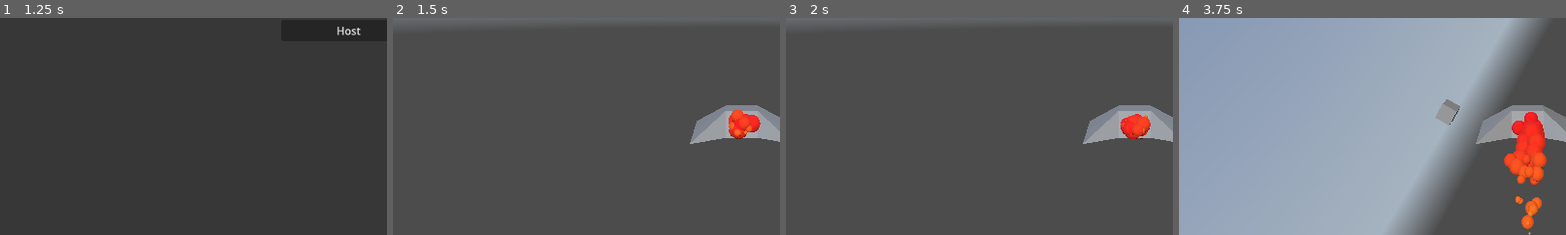
Above: before the commit, frames 1-4 (left to right).
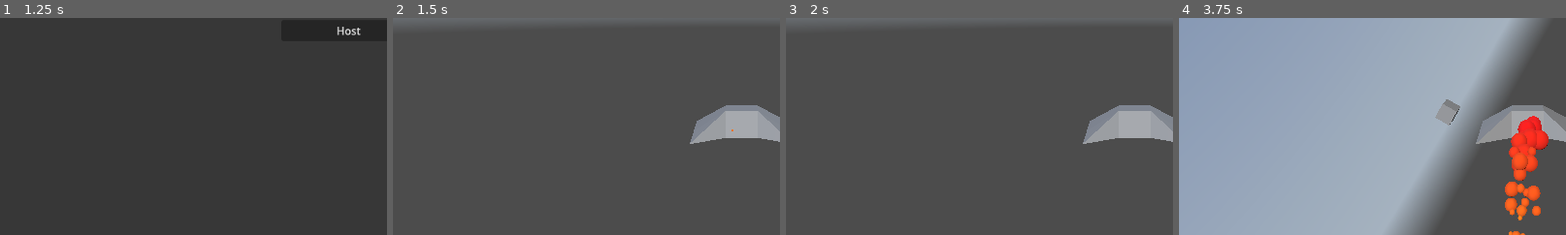
Above: after the commit, the same moments.

Repository: MathArtTechnologies/deivid-v-space
Game: Godot game, scene res://scenes/sand_box/MovementTest.tscn
The game is run twice, just before and just after one commit, with the same random seed, the same clock (stepped at 60 frames per second) and the same inputs. A sky picture missing from this copy of the repository is replaced by a grey-blue gradient.
Inputs (mouse positions are % of the whole screen's width and height, from its top left):
- Up to frame 1 (1.25 s): tap Enter at 0.5 s; move the mouse to (72, 45) at 0.52 s; hold D (right_tilt) from 0.53 s (still down); click (72, 45) at 0.6 s
- Up to frame 2 (1.5 s): release D (right_tilt) at 1.25 s; click "Host" at 1.25 s
- Up to frame 3 (2 s): no input
- Up to frame 4 (3.75 s): move the mouse to (30, 55) at 2.02 s; hold S (backward) 2.03-2.78 s; click (30, 55) at 2.1 s; move the mouse to (60, 28) at 2.77 s; hold D (right_tilt) 2.78-3.53 s; click (60, 28) at 2.85 s; move the mouse to (45, 70) at 3.52 s; hold W (forward) from 3.53 s (still down); click (45, 70) at 3.6 s
The pictures show only the part of the screen within x 5-55%, y 50-100%; the shares and areas given below are measured in that part.

Frame 1 is identical in both runs. In frame 2, 0.8% of the frame differs, in the area x 86-95%, y 41-56%; in frame 3, 0.7%; in frame 4, 2.9%, in the area x 83-96%, y 43-100%.

Commit message:
"turn off" engine when not thrusting

Diff:
--- a/scripts/characters/spaceship.gd
+++ b/scripts/characters/spaceship.gd
@@ -40,5 +40,14 @@
 	if Constants.paused == true:
 		return
 
-	self.character_velocity_comp.direction = self.controller_comp.get_move_direction()
+	var move_dir = self.controller_comp.get_move_direction()
+
+	_set_engine_is_trusting(move_dir != Vector3.ZERO)
+
+	self.character_velocity_comp.direction = move_dir
 	self.character_rotation_component.rotation = self.controller_comp.get_rotation()
+
+func _set_engine_is_trusting(is_trusting: bool) -> void:
+	var particles = $EngineParticles
+
+	particles.emitting = is_trusting
